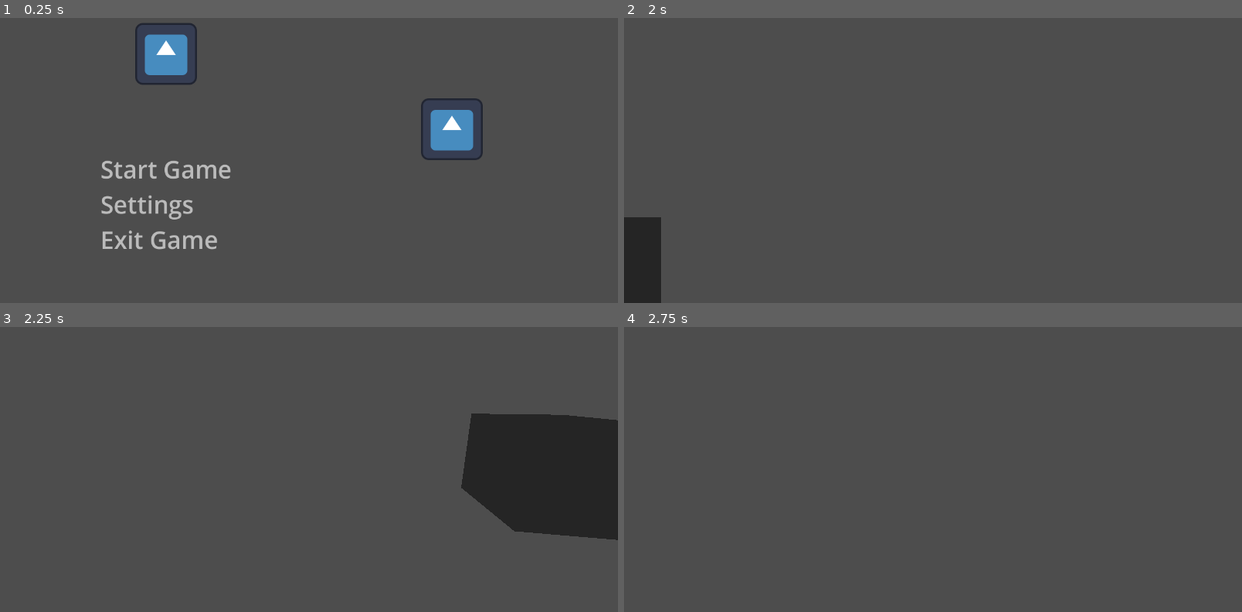
Above: before the commit, frames 1-4 (two rows, left to right).
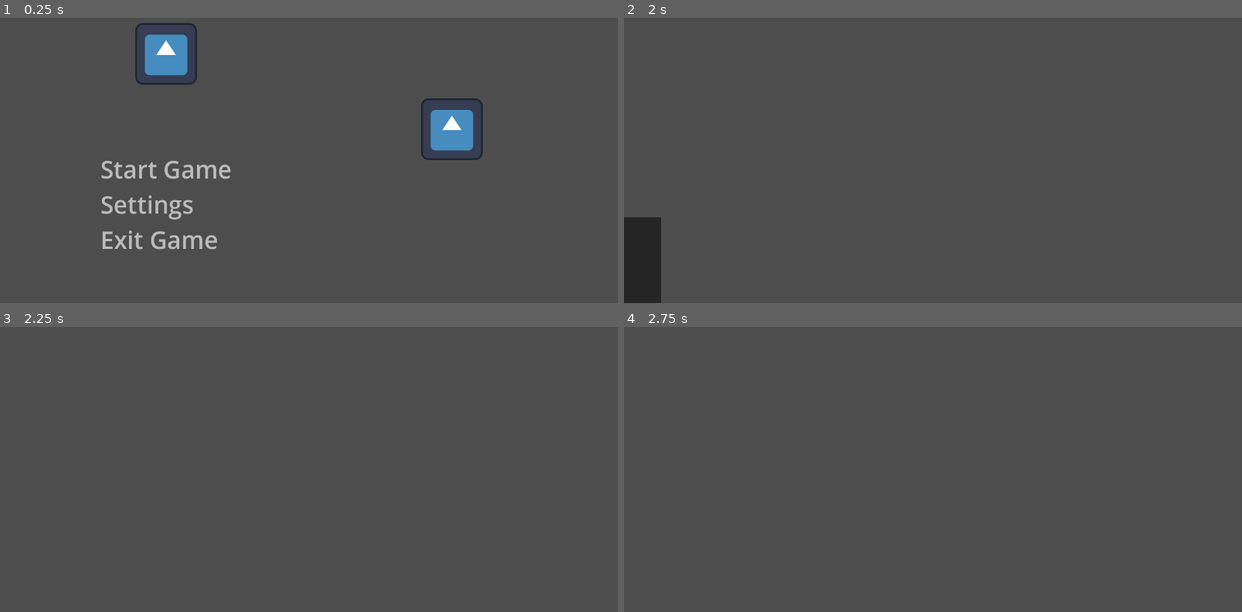
Above: after the commit, the same moments.

Repository: MichaelOdermatt/BasicGameTemplate
Game: Godot game, scene res://Assets/Scenes/TitleScreen.tscn
The game is run twice, just before and just after one commit, with the same random seed, the same clock (stepped at 60 frames per second) and the same inputs. The engine's default icon, where the game draws it, is replaced by a stand-in: a white triangle on a blue panel in a dark square.
Inputs (mouse positions are in pixels of both pictures, inside the frame that each line leads up to):
- Up to frame 1 (0.25 s): no input
- Up to frame 2 (2 s): click "Start Game" at 0.5 s; tap Enter (ui_accept) at 1.25, 1.52 s; move the mouse to (1068, 112) at 1.27 s; hold D (movement_right) from 1.28 s (still down); click (1068, 112) at 1.42 s
- Up to frame 3 (2.25 s): move the mouse to (278, 441) at 2.02 s; release D (movement_right) at 2.03 s; hold W (movement_forward) from 2.03 s (still down); click (278, 441) at 2.17 s
- Up to frame 4 (2.75 s): keep holding W (movement_forward); tap Enter (ui_accept) at 2.27 s

Frames 1-2 are identical in both runs. In frame 3, 9.7% of the frame differs, in the area x 74-100%, y 30-75%; in frame 4, nothing differs.

Commit message:
Additional pause menu functionality

Diff:
--- a/Assets/Scenes/Menus/PauseMenu/PauseMenu.tscn
+++ b/Assets/Scenes/Menus/PauseMenu/PauseMenu.tscn
@@ -5,6 +5,7 @@
 [ext_resource type="Script" path="res://Assets/Scripts/Menus/PauseMenu/PauseMenu.gd" id="1_kf8nb"]
 
 [node name="PauseMenu" type="MarginContainer"]
+process_mode = 2
 anchors_preset = 15
 anchor_right = 1.0
 anchor_bottom = 1.0
--- a/Assets/Scenes/Menus/SettingsMenu.tscn
+++ b/Assets/Scenes/Menus/SettingsMenu.tscn
@@ -165,9 +165,10 @@
 size_flags_horizontal = 3
 size_flags_vertical = 1
 theme = ExtResource("1_782ts")
+min_value = 0.2
 max_value = 1.0
 step = 0.01
-value = 0.5
+value = 0.6
 
 [node name="MasterVolume" type="HBoxContainer" parent="VBoxContainer/Settings/MarginContainer/VBoxContainer/ControlSettings/VBoxContainer2"]
 layout_mode = 2
--- a/Assets/Scripts/AutoLoaded/Globals.gd
+++ b/Assets/Scripts/AutoLoaded/Globals.gd
@@ -1,7 +1,15 @@
 extends Node
 
-## The current setting values.
-var setting_values: SettingsData;
+## The current setting values. Or the default values if the settings have not
+## been changed.
+var setting_values: SettingsData = SettingsData.new(
+	Vector2(1280, 720),
+	WINDOW_MODES['Windowed'],
+	ANTI_ALIASING_OPTIONS['Disabled'],
+	1,
+	0.6,
+	1,
+);
 
 ## A list of all available resolution options.
 const SUPPORTED_RESOLUTIONS: Dictionary = {
--- a/Assets/Scripts/Menus/PauseMenu/PauseMenu.gd
+++ b/Assets/Scripts/Menus/PauseMenu/PauseMenu.gd
@@ -1,21 +1,24 @@
 extends MarginContainer
+
+signal settings_updated();
+
+@export var title_screen_scene_path: String = 'res://Assets/Scenes/TitleScreen.tscn';
 
 @onready var _settings_menu = $SettingsMenu;
 @onready var _pause_menu_panel = $PauseMenuPanel;
 
-@export var title_screen_scene_path: String = 'res://Assets/Scenes/TitleScreen.tscn';
+var _is_pause_menu_open: bool = false;
 
-var _is_pause_menu_open: bool = false;
+
+## Opens the pause menu.
+func show_menu():
+	_show_pause_menu_panel();
+	_is_pause_menu_open = true;
+	get_tree().paused = true;
+
 
 func _ready():
 	_setup_signals();
-
-
-func _unhandled_input(event):
-	# If the player has pressed escape open the pause menu.
-	if event.is_action_pressed("ui_cancel") && !_is_pause_menu_open:
-		_show_pause_menu_panel();
-		_is_pause_menu_open = true;
 
 
 ## Sets up all signals for the pause menu.
@@ -43,11 +46,13 @@
 ## Switches the scene to the title screen scene.
 func _title_screen() -> void:
 	get_tree().change_scene_to_file(title_screen_scene_path);
+	get_tree().paused = false;
 
 
 ## Closes the settings window and applys the settings.
 func _apply_btn() -> void:
 	_show_pause_menu_panel();
+	settings_updated.emit();
 
 
 ## Switches the pause menu screen to show the main menu.
@@ -56,6 +61,7 @@
 	_pause_menu_panel.visible = false;
 	_settings_menu.visible = false;
 	_is_pause_menu_open = false;
+	get_tree().paused = false;
 
 
 ## Exits the game.
--- a/Assets/Scripts/Menus/SettingsMenu/SettingsMenu.gd
+++ b/Assets/Scripts/Menus/SettingsMenu/SettingsMenu.gd
@@ -23,7 +23,7 @@
 	_add_window_mode_options();
 	_add_anti_aliasing_options();
 	_setup_signals();
-	Globals.setting_values = get_settings_data();
+	set_field_values(Globals.setting_values);
 
 
 ## Returns the currently selected setting values in a SettingsData object.
--- a/Assets/Scripts/Player/BasicMovement.gd
+++ b/Assets/Scripts/Player/BasicMovement.gd
@@ -5,22 +5,25 @@
 @export var min_look_angle = -45;
 @export var max_look_angle = 75;
 
-@onready var neck = $Neck;
-@onready var camera = $Neck/Camera3D;
-
+var look_sensitivity = Globals.setting_values.look_sensitivity;
 # Get the gravity from the project settings to be synced with RigidBody nodes.
 var gravity = ProjectSettings.get_setting("physics/3d/default_gravity")
+
+@onready var _neck = $Neck;
+@onready var _camera = $Neck/Camera3D;
+
 
 func _unhandled_input(event):
 	if Input.get_mouse_mode() == Input.MOUSE_MODE_CAPTURED:
 		if event is InputEventMouseMotion:
-			neck.rotate_y(-event.relative.x * 0.01 * 0.5);
-			camera.rotate_x(-event.relative.y * 0.01 * 0.5);
-			camera.rotation.x = clamp(
-				camera.rotation.x,
+			_neck.rotate_y(-event.relative.x * 0.01 * look_sensitivity);
+			_camera.rotate_x(-event.relative.y * 0.01 * look_sensitivity);
+			_camera.rotation.x = clamp(
+				_camera.rotation.x,
 				deg_to_rad(min_look_angle),
 				deg_to_rad(max_look_angle)
 			);
+
 
 func _physics_process(delta):
 	# Add the gravity.
@@ -39,7 +42,7 @@
 		"movement_forward",
 		"movement_backward"
 	)
-	var direction = (neck.transform.basis * Vector3(input_dir.x, 0, input_dir.y)).normalized()
+	var direction = (_neck.transform.basis * Vector3(input_dir.x, 0, input_dir.y)).normalized()
 	if direction:
 		velocity.x = direction.x * speed
 		velocity.z = direction.z * speed
--- a/Assets/Scripts/Player/Player.gd
+++ b/Assets/Scripts/Player/Player.gd
@@ -1,9 +1,23 @@
 extends Node;
 
+@onready var _basic_movement = $CharacterBody3D;
+@onready var _pause_menu = get_node('../PauseMenu');
+
+
+func _ready():
+	_pause_menu.settings_updated.connect(self._update_player_variables_from_Globals);
+
+
 func _unhandled_input(event):
-    # We want to capture the mouse if the player has clicked inside the game window.
-    if event is InputEventMouseButton && event.button_index == MOUSE_BUTTON_LEFT:
-        Input.set_mouse_mode(Input.MOUSE_MODE_CAPTURED);
-    # We want to release the mouse if the player has clicked escape.
-    elif event.is_action_pressed("ui_cancel"):
-        Input.set_mouse_mode(Input.MOUSE_MODE_VISIBLE);
+	# We want to capture the mouse if the player has clicked inside the game window.
+	if event is InputEventMouseButton && event.button_index == MOUSE_BUTTON_LEFT:
+		Input.set_mouse_mode(Input.MOUSE_MODE_CAPTURED);
+	# We want to release the mouse if the player has pressed escape.
+	elif event.is_action_pressed("ui_cancel"):
+		Input.set_mouse_mode(Input.MOUSE_MODE_VISIBLE);
+		_pause_menu.show_menu();
+
+
+## Updates any player variables from the global values.
+func _update_player_variables_from_Globals():
+	_basic_movement.look_sensitivity = Globals.setting_values.look_sensitivity;
--- a/Assets/Scripts/TitleScreen.gd
+++ b/Assets/Scripts/TitleScreen.gd
@@ -1,9 +1,9 @@
 extends MarginContainer;
+
+@export var first_level_scene_path: String = 'res://Assets/Scenes/TitleScreen.tscn';
 
 @onready var _main_menu: Control = $MainMenu;
 @onready var _settings_menu: Control = $SettingsMenu;
-
-@export var first_level_scene_path: String = 'res://Assets/Scenes/TitleScreen.tscn';
 
 func _ready():
     _setup_signals();
